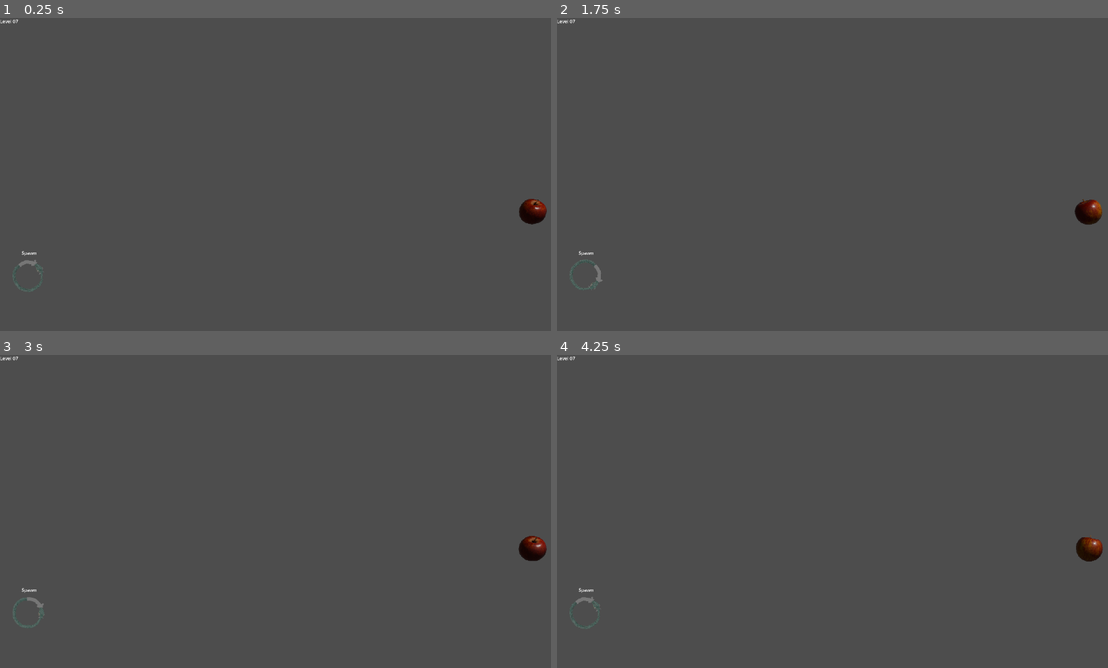
Above: before the commit, frames 1-4 (two rows, left to right).
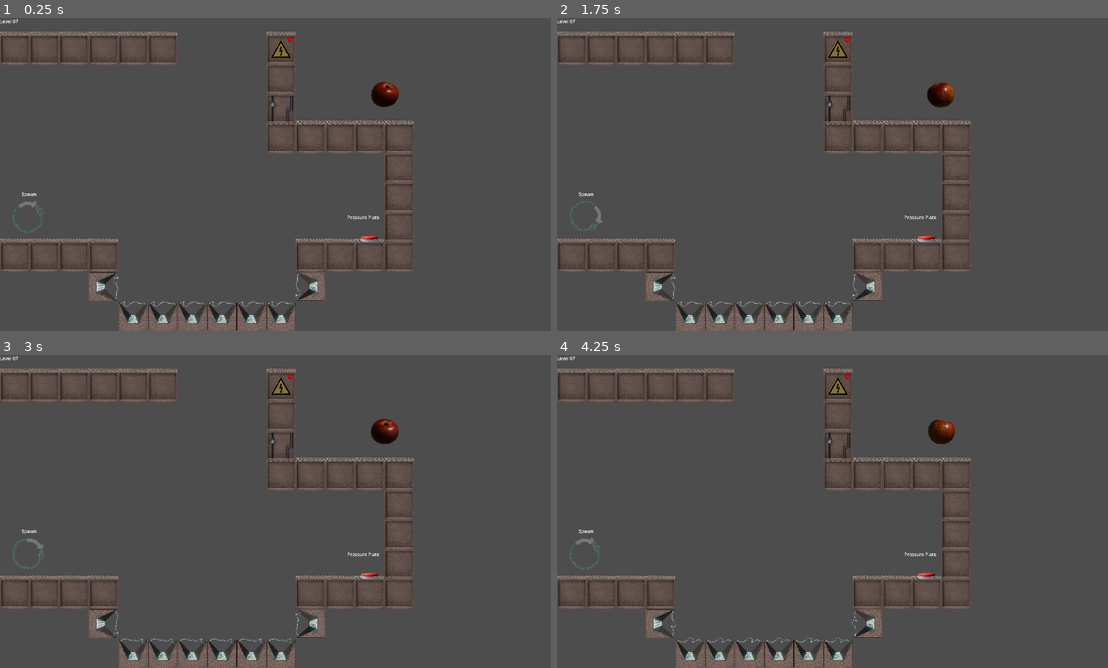
Above: after the commit, the same moments.

Repository: MrDreamhost/gmtk-jam-2025
Game: Godot game, scene res://level/level_07/level_07.tscn
The game is run twice, just before and just after one commit, with the same random seed, the same clock (stepped at 60 frames per second) and the same inputs. This scene is started directly instead of the project's main scene.
Inputs:
- Up to frame 1 (0.25 s): no input
- Up to frame 2 (1.75 s): hold D (player_right) from 0.53 s (still down); tap Shift (set_spawn_point) at 0.6, 1.35 s; tap Space (player_jump) at 0.77, 1.52 s
- Up to frame 3 (3 s): release D (player_right) at 2.03 s; hold A (player_left) 2.03-2.78 s; tap Shift (set_spawn_point) at 2.1, 2.85 s; hold D (player_right) from 2.78 s (still down)
- Up to frame 4 (4.25 s): keep holding D (player_right); tap Space (player_jump) at 3.02, 3.77 s; tap Shift (set_spawn_point) at 3.6 s

The runs differ from the first frame. In frame 1, 7.0% of the frame differs, in the area x 0-100%, y 4-100%; in frame 2, 7.0%; in frame 3, 7.0%; in frame 4, 7.0%.

Commit message:
first pass on player movement tweaking

Diff:
--- a/level/level_07/level_07.tscn
+++ b/level/level_07/level_07.tscn
@@ -1,8 +1,13 @@
-[gd_scene load_steps=6 format=3 uid="uid://bvmbgv15r7fqt"]
+[gd_scene load_steps=11 format=3 uid="uid://bvmbgv15r7fqt"]
 
 [ext_resource type="Script" uid="uid://cr5paax0qa013" path="res://level/level_02/level_02.gd" id="1_aunql"]
 [ext_resource type="PackedScene" uid="uid://bcujsflu4nqbn" path="res://loop_system/spawn_point.tscn" id="2_apcun"]
 [ext_resource type="PackedScene" uid="uid://b2hnjcnhd8ahv" path="res://level/goal_zone.tscn" id="3_mkrnp"]
+[ext_resource type="PackedScene" uid="uid://coobrpw2ubqjw" path="res://level/interactables/Platform.tscn" id="4_3hudp"]
+[ext_resource type="PackedScene" uid="uid://cu6420ipi24uy" path="res://level/obstacles/death_spike.tscn" id="5_4ev6a"]
+[ext_resource type="PackedScene" uid="uid://dymffw6ntadbo" path="res://level/interactables/pressure_plate.tscn" id="6_2p385"]
+[ext_resource type="PackedScene" uid="uid://d15yq2lgmdi4p" path="res://level/interactables/door.tscn" id="7_s7wul"]
+[ext_resource type="Script" uid="uid://d3sq7gurjfiqf" path="res://level/obstacles/movment_action.gd" id="8_ovfi7"]
 
 [sub_resource type="RectangleShape2D" id="RectangleShape2D_si3cn"]
 size = Vector2(20, 1100)
@@ -10,15 +15,15 @@
 [sub_resource type="RectangleShape2D" id="RectangleShape2D_wteuf"]
 size = Vector2(1960, 20)
 
-[node name="LevelTemp" type="Node2D" node_paths=PackedStringArray("spawn_point")]
+[node name="Level_07" type="Node2D" node_paths=PackedStringArray("spawn_point")]
 script = ExtResource("1_aunql")
 spawn_point = NodePath("SpawnPoint")
 
 [node name="SpawnPoint" parent="." instance=ExtResource("2_apcun")]
-position = Vector2(0, 977)
+position = Vector2(0, 774)
 
 [node name="GoalZone" parent="." instance=ExtResource("3_mkrnp")]
-position = Vector2(1836, 668)
+position = Vector2(1326, 264)
 next_level_file = "uid://dprdcmdnfniia"
 
 [node name="Label" type="Label" parent="."]
@@ -43,3 +48,74 @@
 [node name="Floor" type="CollisionShape2D" parent="Walls"]
 position = Vector2(960, 1090)
 shape = SubResource("RectangleShape2D_wteuf")
+
+[node name="ResizablePlatform" parent="." instance=ExtResource("4_3hudp")]
+position = Vector2(0, 876)
+width_in_pixel = 408
+width_in_tile = 4
+
+[node name="ResizablePlatform2" parent="." instance=ExtResource("4_3hudp")]
+position = Vector2(1020, 876)
+width_in_pixel = 408
+width_in_tile = 4
+
+[node name="Spikes" type="Node2D" parent="."]
+position = Vector2(408, 1080)
+
+[node name="DeathSpike" parent="Spikes" instance=ExtResource("5_4ev6a")]
+
+[node name="DeathSpike2" parent="Spikes" instance=ExtResource("5_4ev6a")]
+position = Vector2(102, 0)
+
+[node name="DeathSpike8" parent="Spikes" instance=ExtResource("5_4ev6a")]
+position = Vector2(-102, -204)
+rotation = 1.5708
+
+[node name="DeathSpike11" parent="Spikes" instance=ExtResource("5_4ev6a")]
+position = Vector2(714, -102)
+rotation = 4.71239
+
+[node name="DeathSpike3" parent="Spikes" instance=ExtResource("5_4ev6a")]
+position = Vector2(204, 0)
+
+[node name="DeathSpike4" parent="Spikes" instance=ExtResource("5_4ev6a")]
+position = Vector2(306, 0)
+
+[node name="DeathSpike5" parent="Spikes" instance=ExtResource("5_4ev6a")]
+position = Vector2(408, 0)
+
+[node name="DeathSpike6" parent="Spikes" instance=ExtResource("5_4ev6a")]
+position = Vector2(510, 0)
+
+[node name="PressurePlate" parent="." instance=ExtResource("6_2p385")]
+position = Vector2(1224, 774)
+
+[node name="ResizablePlatform4" parent="." instance=ExtResource("4_3hudp")]
+position = Vector2(0, 162)
+width_in_pixel = 612
+width_in_tile = 6
+
+[node name="ResizablePlatform5" parent="." instance=ExtResource("4_3hudp")]
+position = Vector2(1326, 774)
+
+[node name="ResizablePlatform6" parent="." instance=ExtResource("4_3hudp")]
+position = Vector2(1326, 672)
+
+[node name="ResizablePlatform7" parent="." instance=ExtResource("4_3hudp")]
+position = Vector2(1326, 570)
+
+[node name="ResizablePlatform3" parent="." instance=ExtResource("4_3hudp")]
+position = Vector2(918, 468)
+width_in_pixel = 510
+width_in_tile = 5
+
+[node name="Door" parent="." node_paths=PackedStringArray("connected_button") instance=ExtResource("7_s7wul")]
+position = Vector2(918, 366)
+script = ExtResource("8_ovfi7")
+connected_button = NodePath("../PressurePlate")
+target_position = Vector2(918, 60)
+move_duration_sec = 1.0
+return_delay_sec = 5.0
+movement_trans = 0
+movement_ease = 0
+paused = false
--- a/player/player_config/player_config.tres
+++ b/player/player_config/player_config.tres
@@ -4,11 +4,11 @@
 
 [resource]
 script = ExtResource("1_xi21h")
-run_acceleration = 1500.0
-run_deceleration = 1500.0
-run_max_speed = 1000.0
-jump_max_height = 400.0
-jump_duration = 2.0
-fall_gravity_multiplier = 5.0
-air_acceleration = 1000.0
+run_acceleration = 2000.0
+run_deceleration = 5000.0
+run_max_speed = 550.0
+jump_max_height = 325.0
+jump_duration = 1.25
+fall_gravity_multiplier = 1.0
+air_acceleration = 2000.0
 metadata/_custom_type_script = "uid://brqw4to14t0pt"
Not shown: 1 places in level/interactables/door.tscn that only renumber resources
